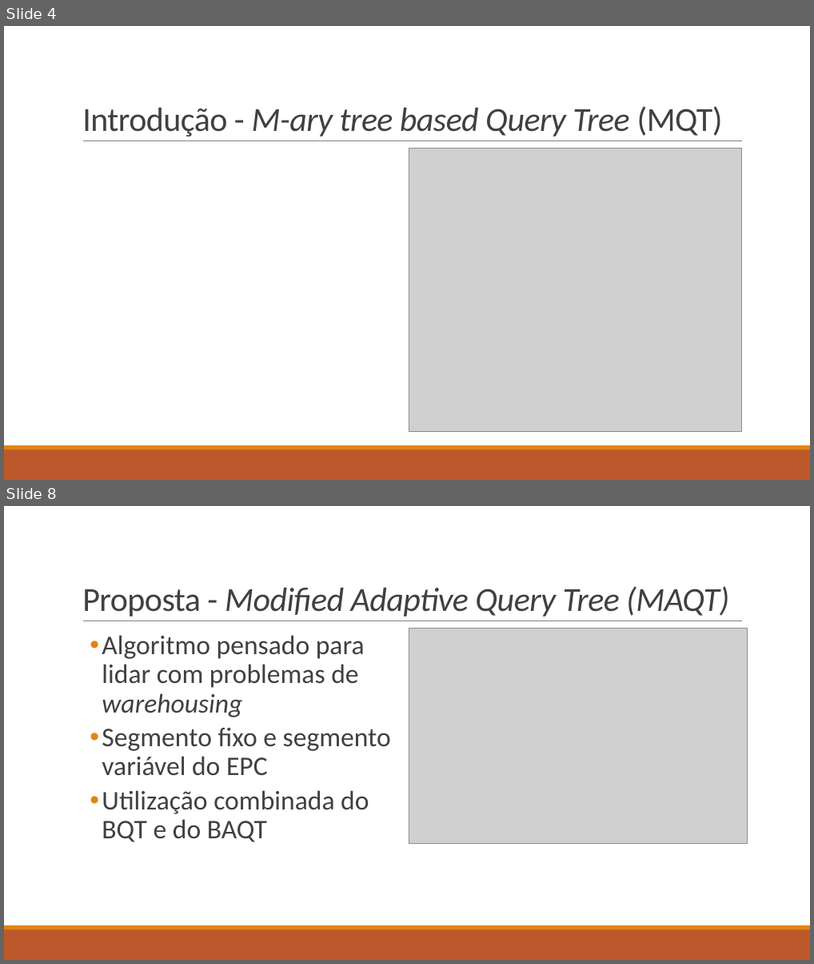
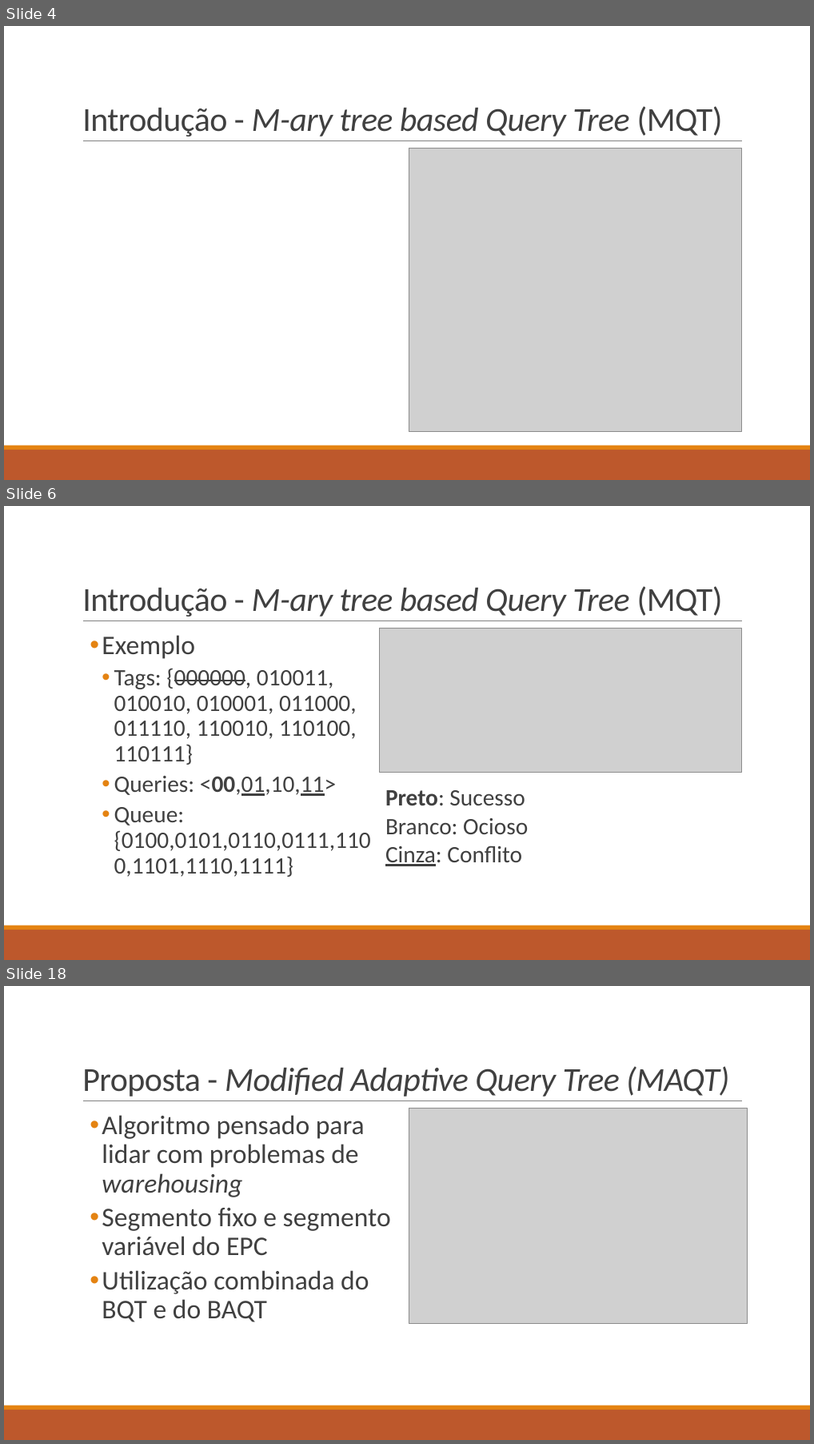
Before and after one commit to DMCabessa/Siscom, a slide deck: Presentation/A New Adaptive Query Tree on Resolving RFID.pptx. Shown one above the other, each under a label of ours: slides 4 and 8 before the commit, slides 4, 6 and 18 after it; the slides between them are not shown. The pictures are 814x964 and 814x1444 pixels, drawn with LibreOffice and Linux fonts; fonts in the diff are those of the drawing; grey boxes stand for pictures. Boxes give left, top, right and bottom in pixels: in the first picture for what was removed or moved away, otherwise in the second. Text is boxed around its words. In the diff, an @@ line names an element or a change of style, - is before the commit and + after.

```diff
--- a/Presentation/A New Adaptive Query Tree on Resolving RFID.pptx
+++ b/Presentation/A New Adaptive Query Tree on Resolving RFID.pptx
@@ slide 6 added at (4,506,810,960), background #FFFFFF; not listed: 3 template elements that a slide beside it also shows @@
@@ title added at (82,586,723,616), 40 pt, text #404040, italic @@
+Introdução - M-ary tree based Query Tree (MQT)
@@ text added at (102,635,371,876), 28 pt, text #404040 @@
+  • Exemplo
+    • Tags: {000000, 010011, 010010, 010001, 011000, 011110, 110010, 110100, 110111}
+    • Queries: <00,01,10,11>
+    • Queue: {0100,0101,0110,0111,1100,1101,1110,1111}
@@ picture added at (380,628,742,772) @@
@@ text added at (386,790,528,866), 28 pt, text #404040 @@
+Preto: Sucesso
+Branco: Ocioso
+Cinza: Conflito
@@ what was slide 8 is now slide 18 @@
```
Also in this commit, not shown: 3 slides changed, 9 other slides added, 12 other files.
